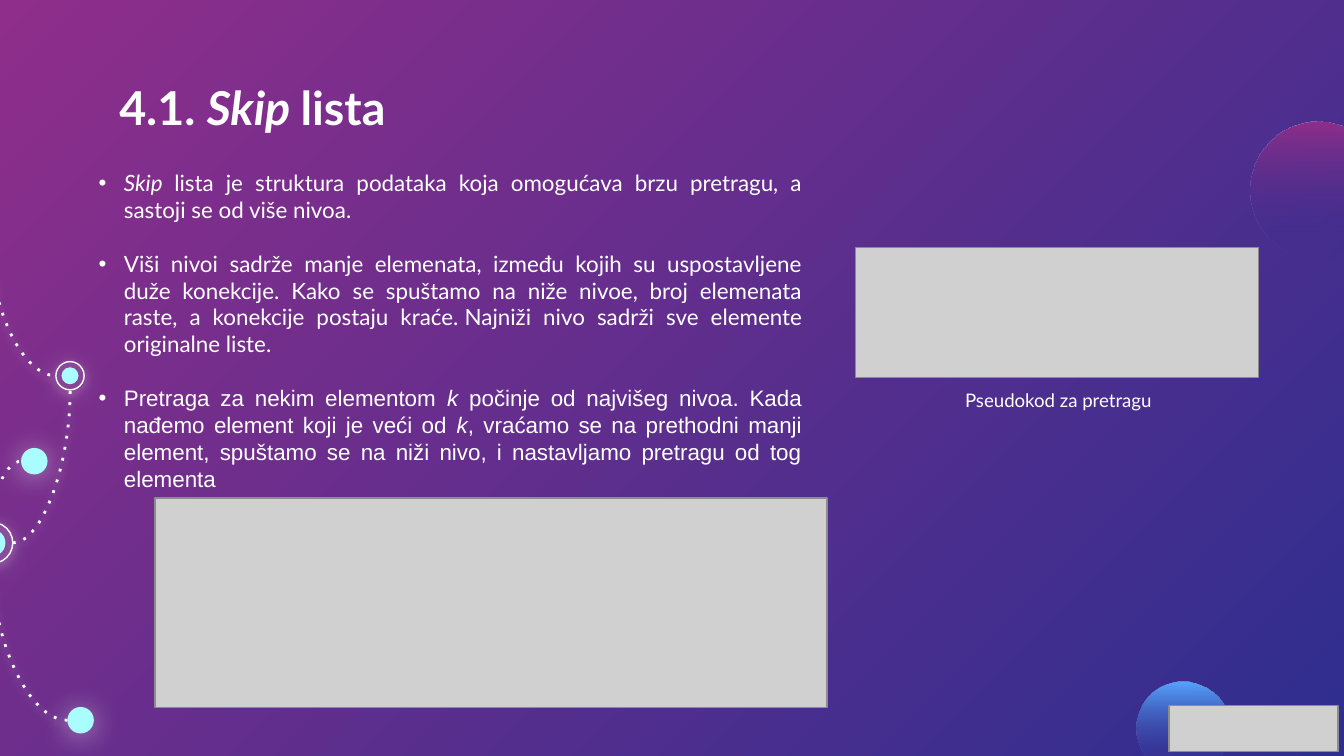
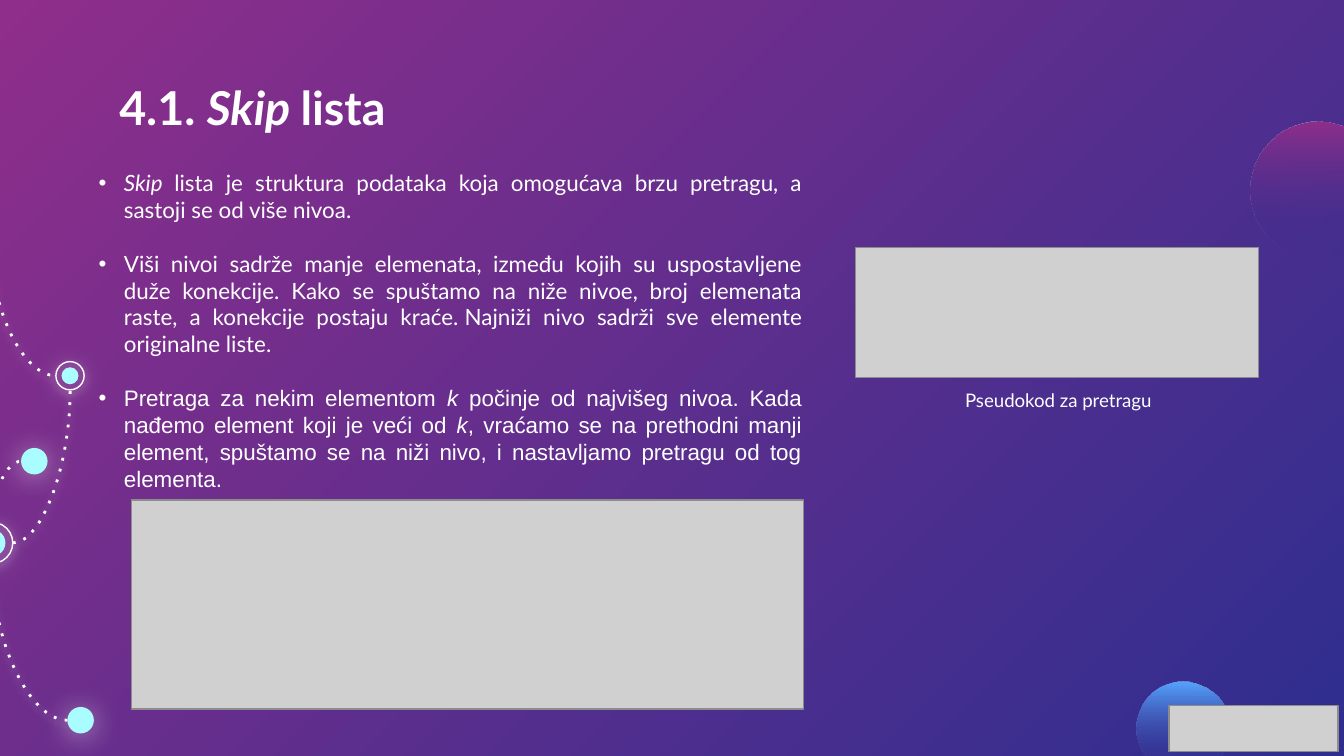
Before and after one commit to DavorJordacevic/MATHVERSE_Finbet_AI, a slide deck: slide 10 of Grafovi za Prepoznavanje i Pretragu Sličnih Entiteta.pptx. Drawn at 1344x756 pixels with LibreOffice and Linux fonts; fonts in the diff are those of the drawing; grey boxes stand for pictures. Boxes give left, top, right and bottom in pixels: in the first picture for what was removed or moved away, otherwise in the second. Text is boxed around its words. In the diff, an @@ line names an element or a change of style, - is before the commit and + after.

Commit message:
Presentation fixes

```diff
--- a/Grafovi za Prepoznavanje i Pretragu Sličnih Entiteta.pptx
+++ b/Grafovi za Prepoznavanje i Pretragu Sličnih Entiteta.pptx
@@ text at [124,389,802,487]: text changed @@
-• Pretraga za nekim elementom k počinje od najvišeg nivoa. Kada nađemo element koji je veći od k, vraćamo se na prethodni manji element, spuštamo se na niži nivo, i nastavljamo pretragu od tog elementa
+• Pretraga za nekim elementom k počinje od najvišeg nivoa. Kada nađemo element koji je veći od k, vraćamo se na prethodni manji element, spuštamo se na niži nivo, i nastavljamo pretragu od tog elementa.
@@ picture: place and size @@
-picture at [155,499,827,708]
+picture at [132,500,804,710]
```
Also in this commit, not shown: 4 other slides changed.
